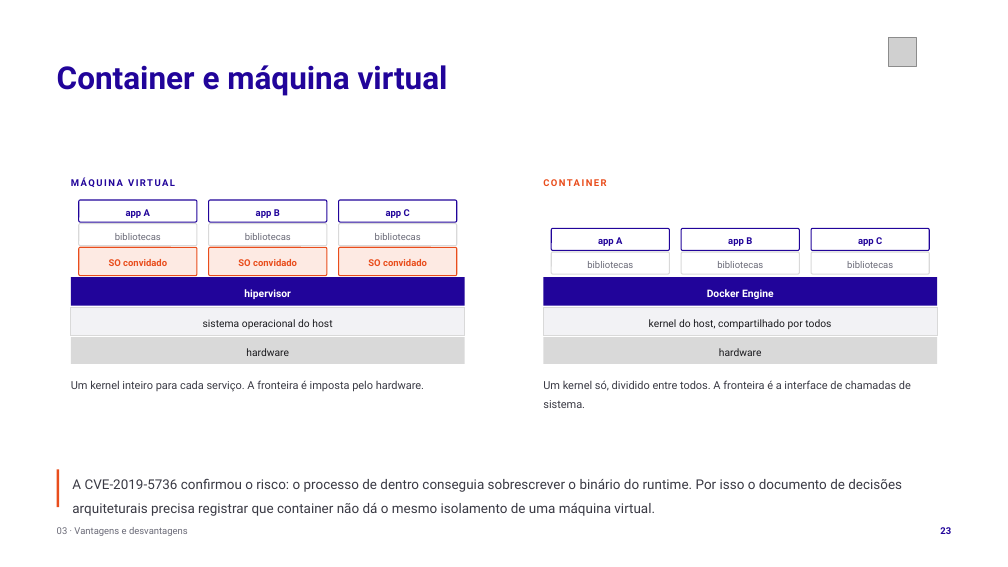
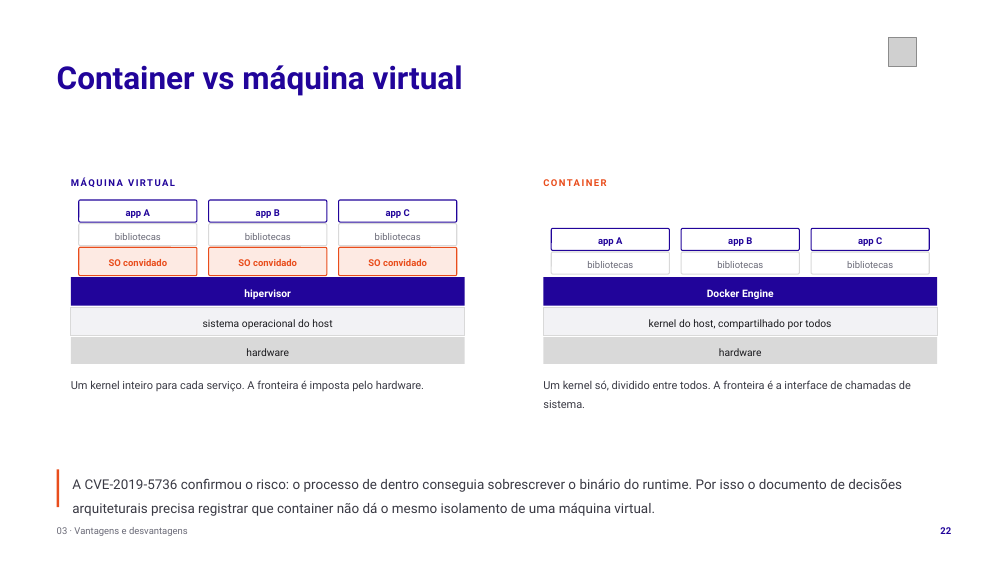
Before and after one commit to tcpassos/invite-app, a slide deck: slide 22 of trabalhos/T1-Docker-Invite-People.pptx (slide 23 before the commit). Drawn at 1008x567 pixels with LibreOffice and Linux fonts; fonts in the diff are those of the drawing; grey boxes stand for pictures. Boxes give left, top, right and bottom in pixels: in the first picture for what was removed or moved away, otherwise in the second. Text is boxed around its words. In the diff, an @@ line names an element or a change of style, - is before the commit and + after.

```diff
--- a/trabalhos/T1-Docker-Invite-People.pptx
+++ b/trabalhos/T1-Docker-Invite-People.pptx
@@ text at (57,65,463,96): text changed @@
-Container e máquina virtual
+Container vs máquina virtual
```
Also in this commit, not shown: 5 other slides changed, 1 slide removed, 11 other files.
